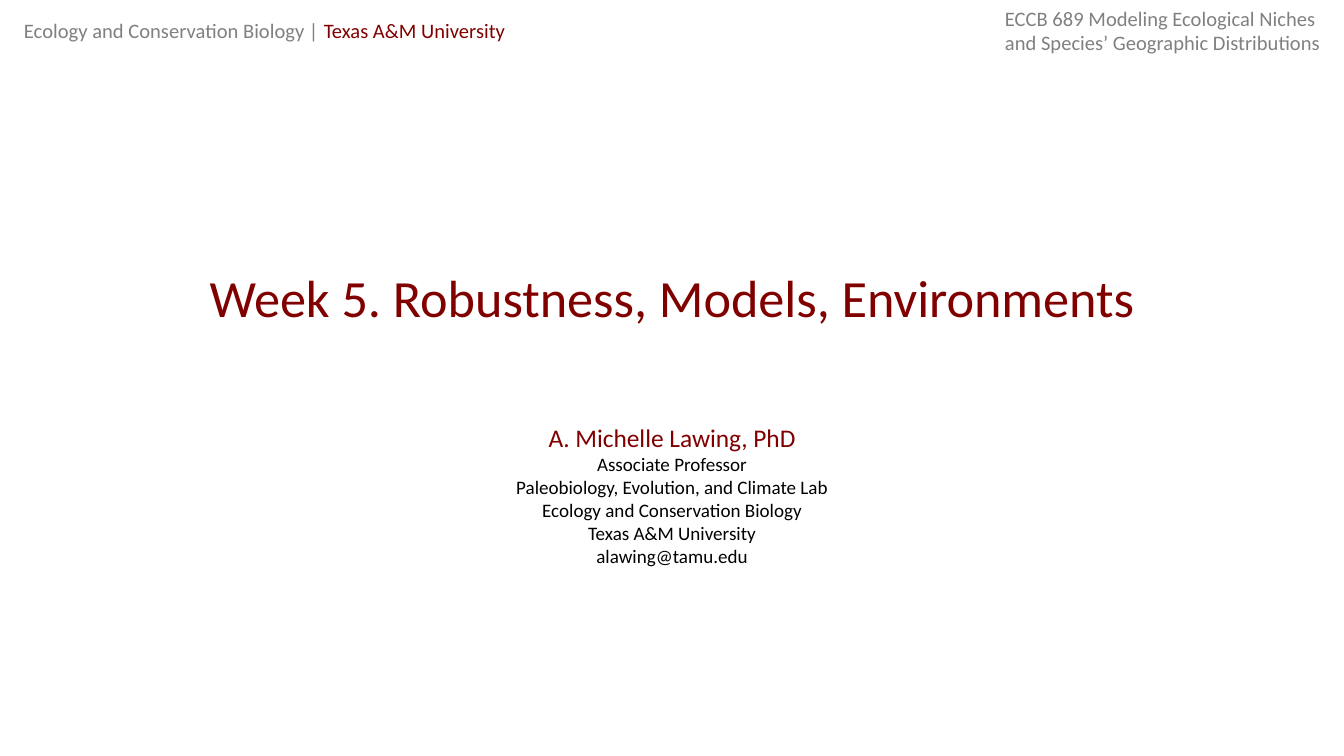
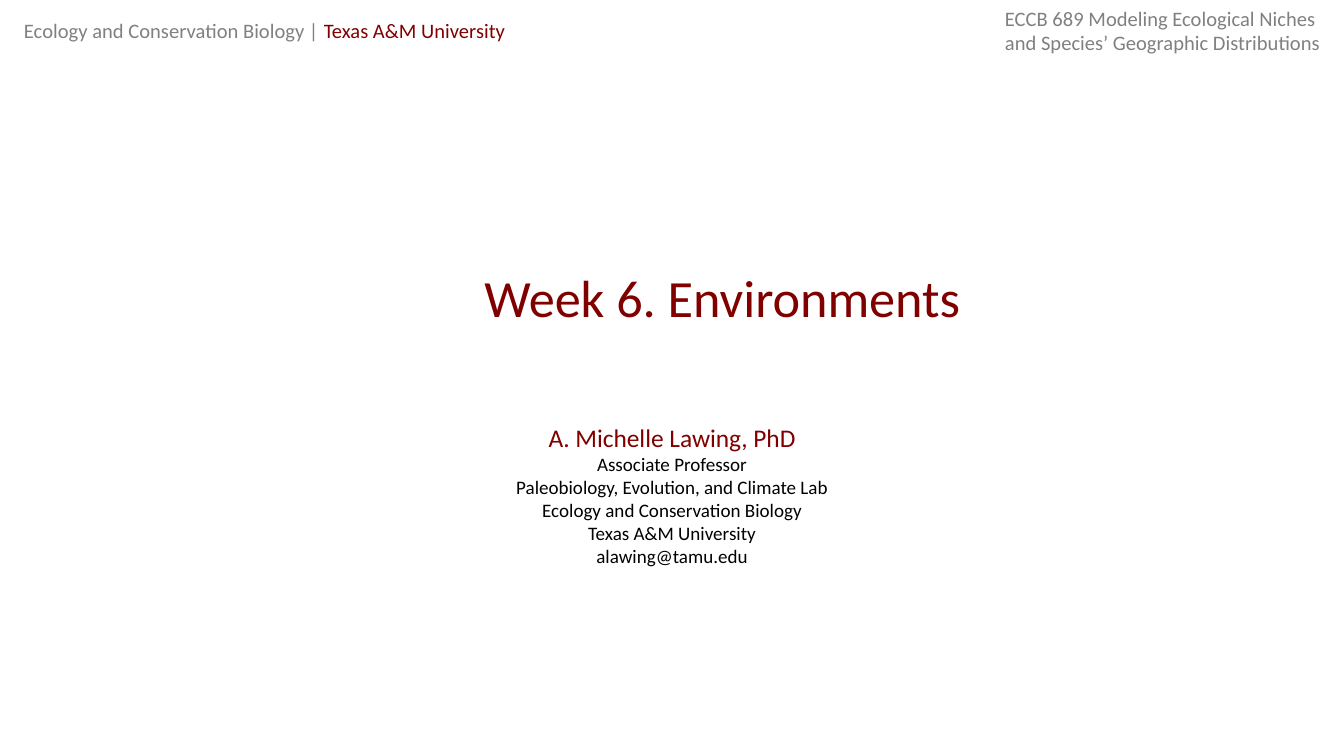
Before and after one commit to michellelawing/ECCB689, a slide deck: slide 1 of Slides/Week 6. Environments.pptx. Drawn at 1344x756 pixels with LibreOffice and Linux fonts; fonts in the diff are those of the drawing. Boxes give left, top, right and bottom in pixels: in the first picture for what was removed or moved away, otherwise in the second. Text is boxed around its words. In the diff, an @@ line names an element or a change of style, - is before the commit and + after.

Commit message:
Update slides week 6

```diff
--- a/Slides/Week 6. Environments.pptx
+++ b/Slides/Week 6. Environments.pptx
@@ title at (484,280,960,318): text changed @@
-Week 5. Robustness, Models, Environments
+Week 6. Environments
```
